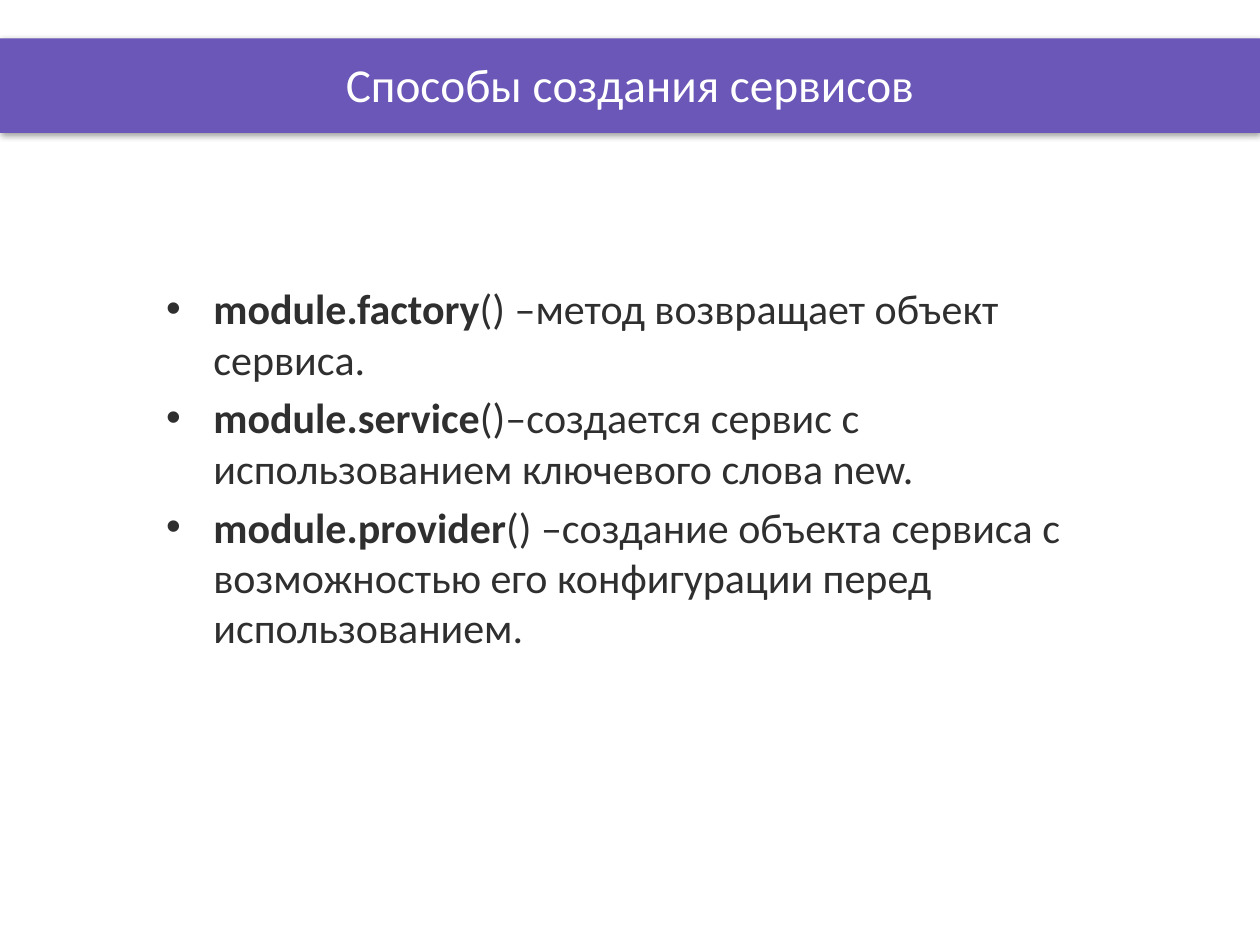
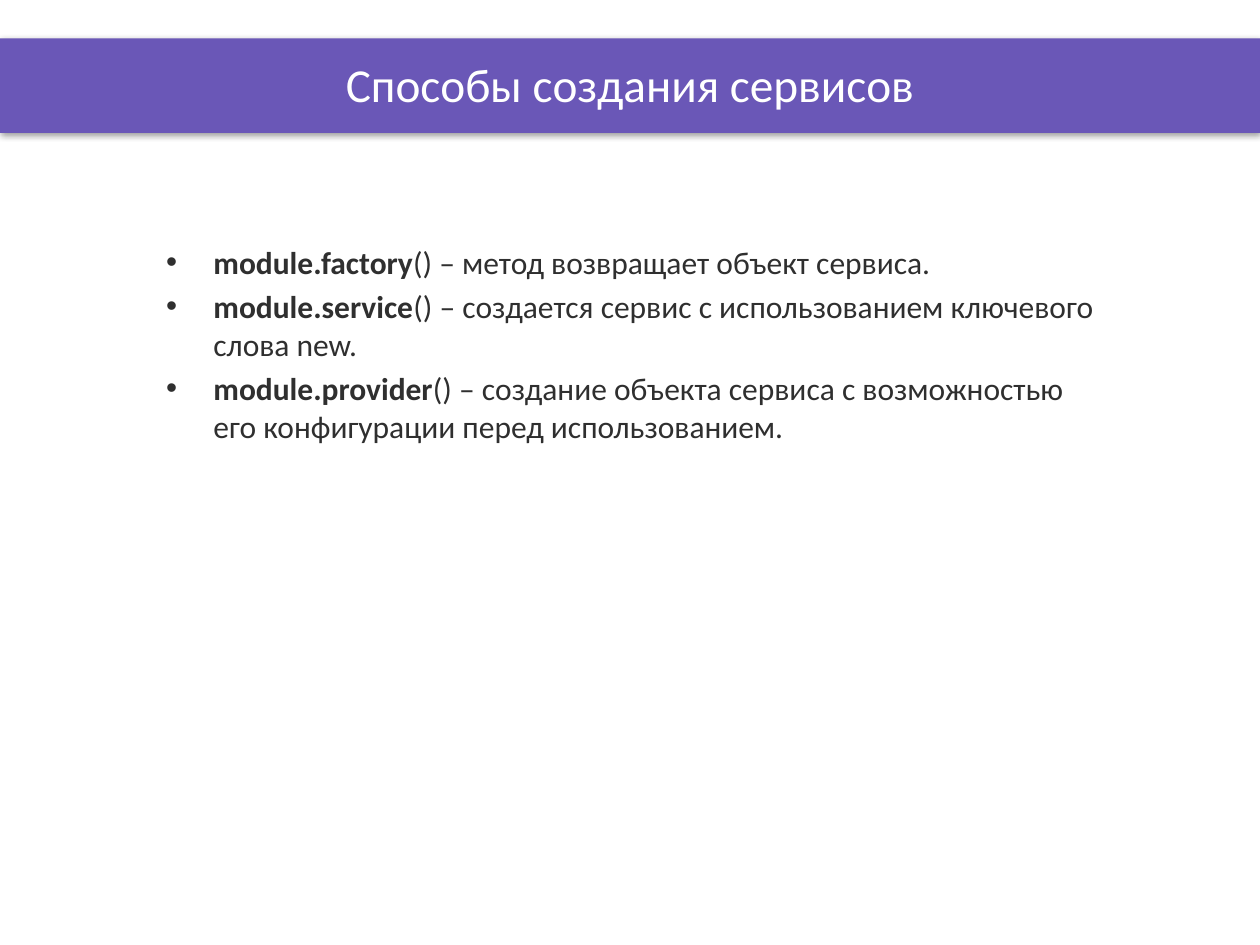
Before and after one commit to DinamickaDevelopment/Ignite-1, a slide deck: slide 4 of 002_Angular/lesson_14/Presentation/services_1.pptx. Drawn at 1260x945 pixels with LibreOffice and Linux fonts; fonts in the diff are those of the drawing; background and template pictures are left out. Boxes give left, top, right and bottom in pixels: in the first picture for what was removed or moved away, otherwise in the second. Text is boxed around its words. In the diff, an @@ line names an element or a change of style, - is before the commit and + after.

```diff
--- a/002_Angular/lesson_14/Presentation/services_1.pptx
+++ b/002_Angular/lesson_14/Presentation/services_1.pptx
@@ text at box(213, 251, 1094, 443): text changed; size 24 to 18 pt @@
-• module.factory() –метод возвращает объект сервиса.
-• module.service()–создается сервис с использованием ключевого слова new.
-• module.provider() –создание объекта сервиса с возможностью его конфигурации перед использованием.
+• module.factory() – метод возвращает объект сервиса.
+• module.service() – создается сервис с использованием ключевого слова new.
+• module.provider() – создание объекта сервиса с возможностью его конфигурации перед использованием.
```
Also in this commit, not shown: 5 other slides changed, 38 other files.
